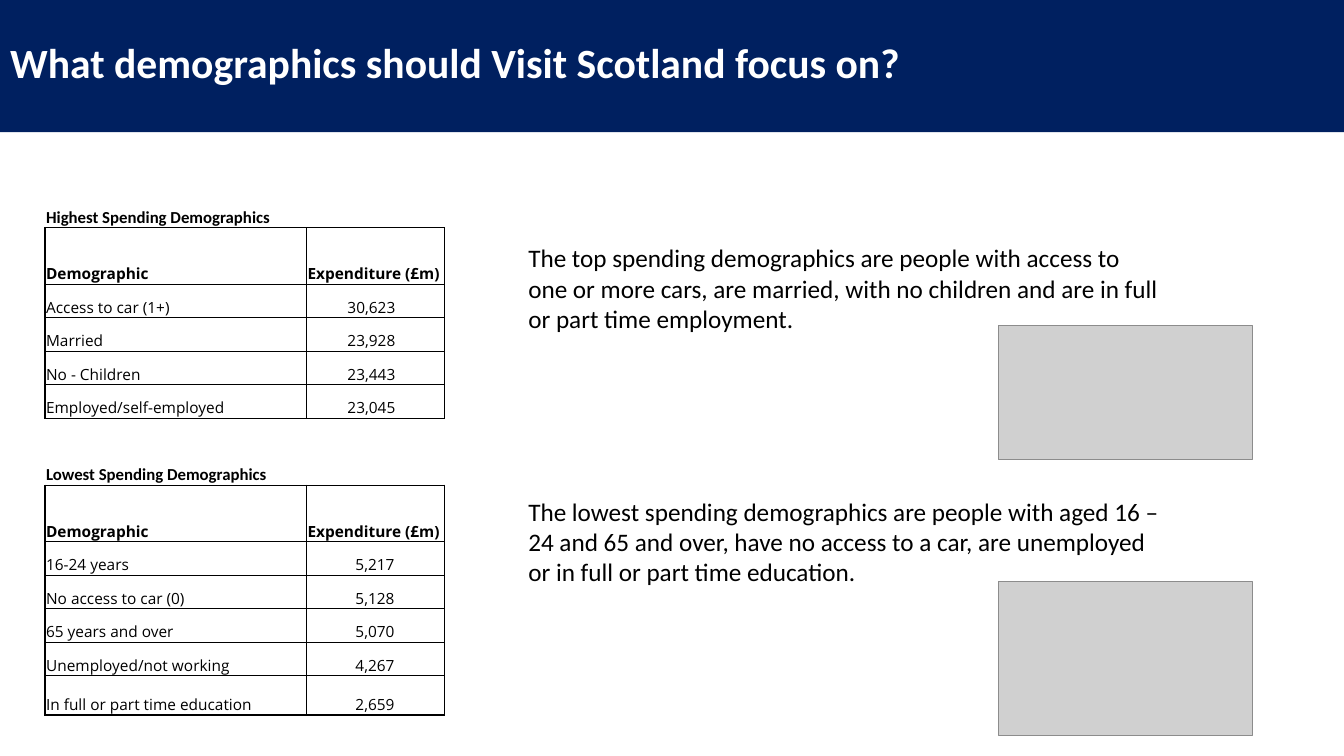
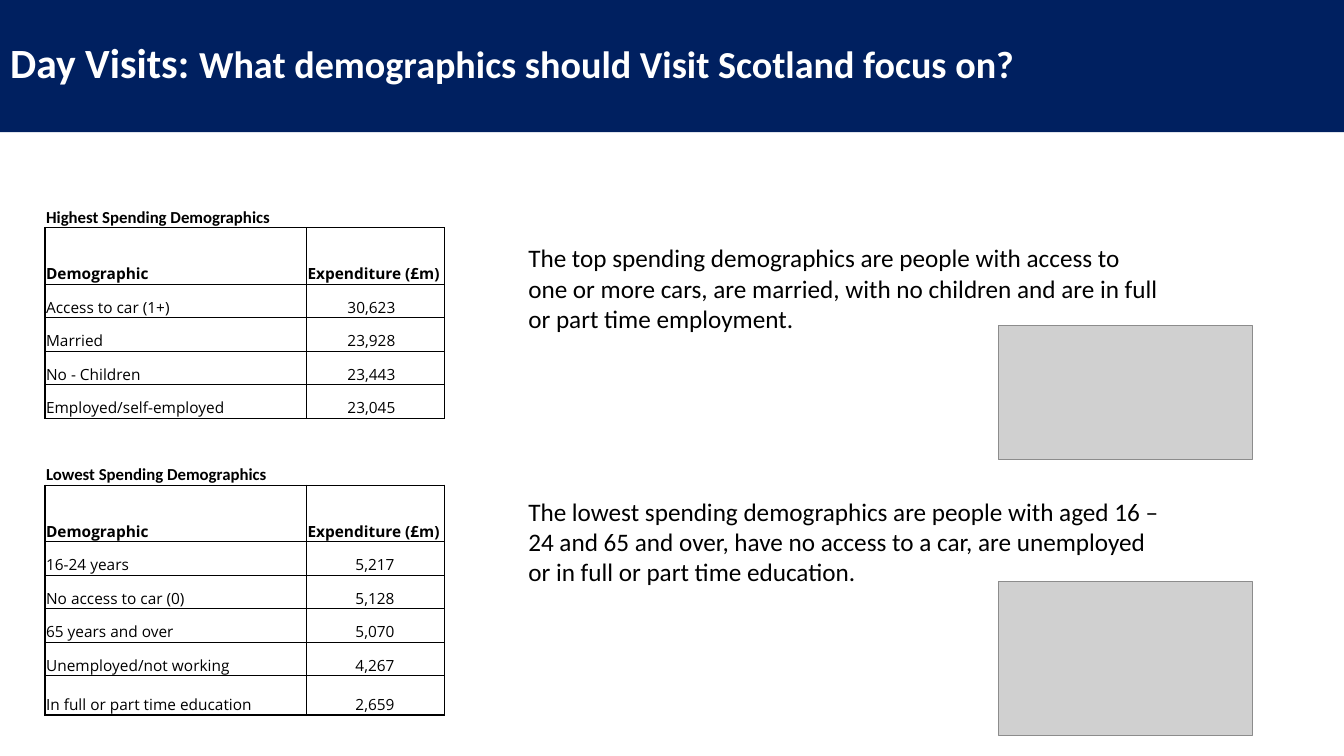
Before and after one commit to barrodea/visit_scotland, a slide deck: slide 5 of Visit Scotland Presentation.pptx. Drawn at 1344x756 pixels with LibreOffice and Linux fonts; fonts in the diff are those of the drawing; grey boxes stand for pictures. Boxes give left, top, right and bottom in pixels: in the first picture for what was removed or moved away, otherwise in the second. Text is boxed around its words. In the diff, an @@ line names an element or a change of style, - is before the commit and + after.

```diff
--- a/Visit Scotland Presentation.pptx
+++ b/Visit Scotland Presentation.pptx
@@ text in rectangle at bbox=[10, 49, 1014, 85]: text changed; size 29.7 to 27.2 pt @@
-What demographics should Visit Scotland focus on?
+Day Visits: What demographics should Visit Scotland focus on?
```
Also in this commit, not shown: 7 other slides changed, 1 slide added.
